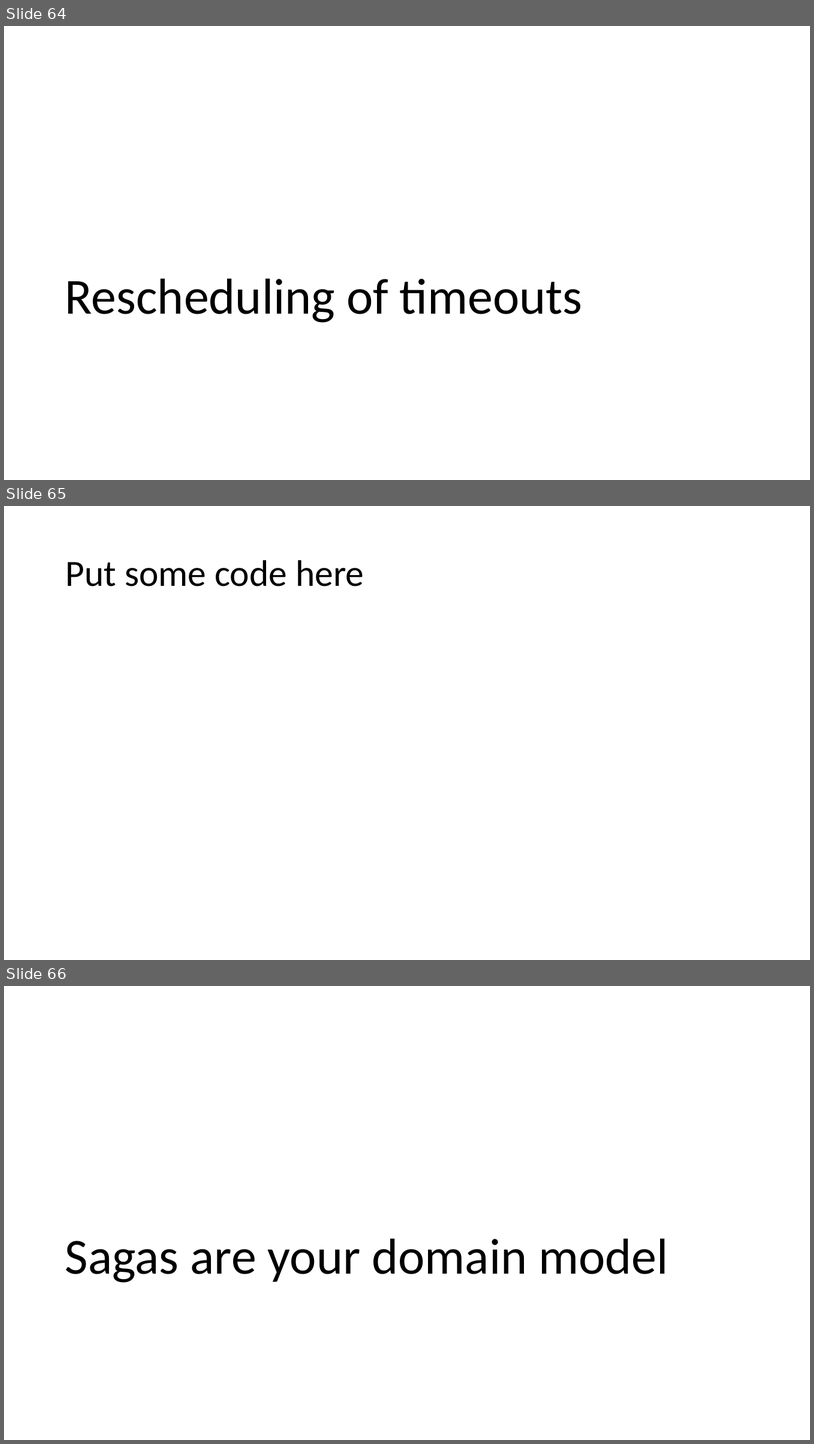
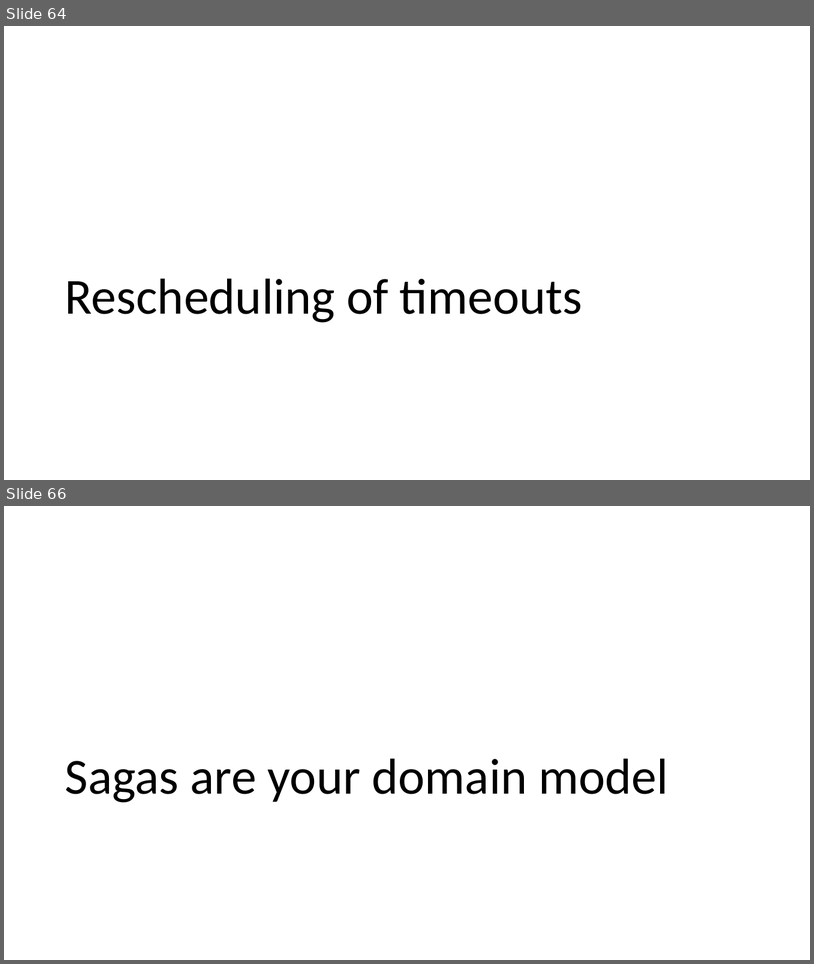
Before and after one commit to Particular/SagaMasterClass, a slide deck: SagaMasterClass.pptx. Shown one above the other, each under a label of ours: slides 64, 65 and 66 before the commit, slides 64 and 66 after it; the slides between them are not shown. The pictures are 814x1444 and 814x964 pixels, drawn with LibreOffice and Linux fonts; fonts in the diff are those of the drawing. Boxes give left, top, right and bottom in pixels: in the first picture for what was removed or moved away, otherwise in the second. Text is boxed around its words. In the diff, an @@ line names an element or a change of style, - is before the commit and + after.

```diff
--- a/SagaMasterClass.pptx
+++ b/SagaMasterClass.pptx
@@ slide 65 removed at [4, 506, 810, 960], background #FFFFFF @@
@@ title removed at [65, 560, 364, 586] @@
-Put some code here
```
Also in this commit, not shown: 7 slides changed, 2 slides added, 1 other slide removed.
